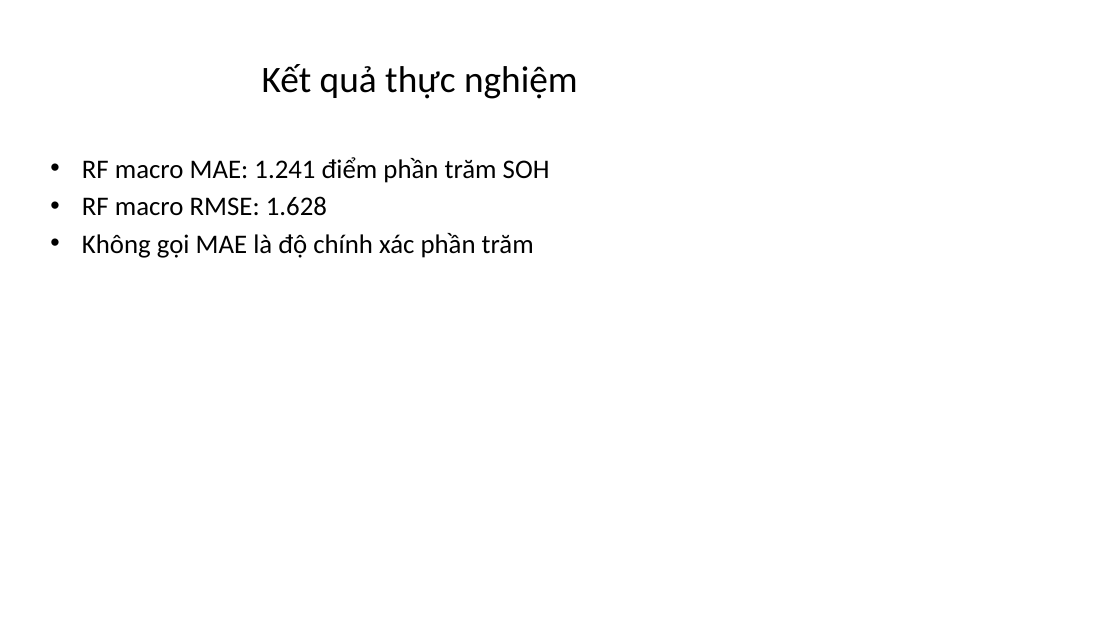
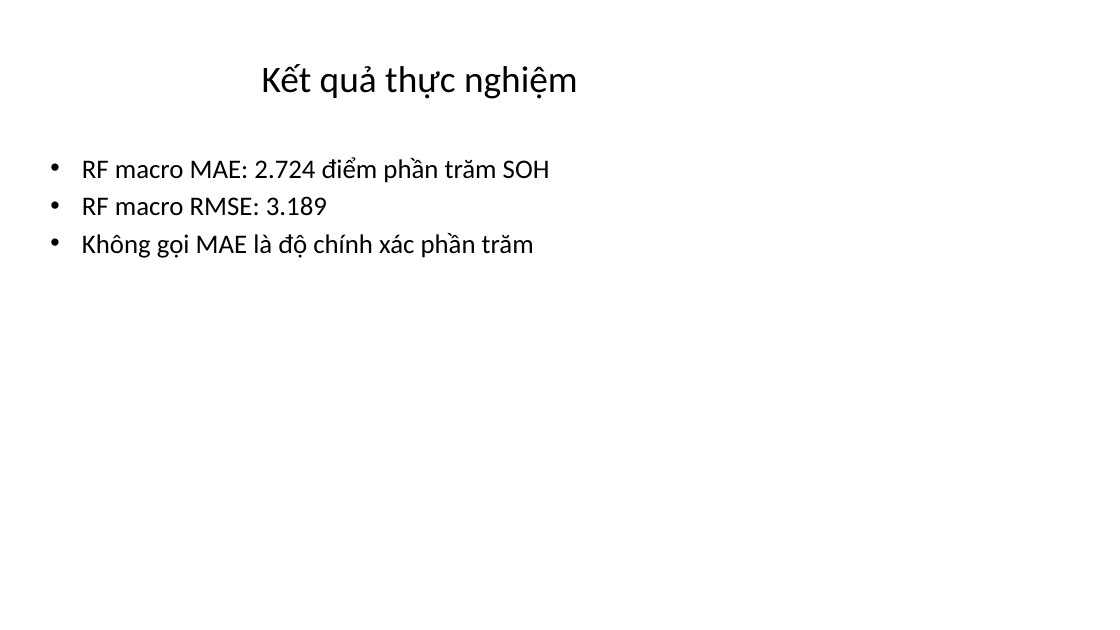
Before and after one commit to VanDuy266/KHOA-LUAN-TOT-NGHIEP, a slide deck: slide 7 of docs/slide-bao-ve.pptx. Drawn at 1120x630 pixels with LibreOffice and Linux fonts; fonts in the diff are those of the drawing. Boxes give left, top, right and bottom in pixels: in the first picture for what was removed or moved away, otherwise in the second. Text is boxed around its words. In the diff, an @@ line names an element or a change of style, - is before the commit and + after.

```diff
--- a/docs/slide-bao-ve.pptx
+++ b/docs/slide-bao-ve.pptx
@@ text at [82, 157, 550, 216]: text changed @@
-• RF macro MAE: 1.241 điểm phần trăm SOH
-• RF macro RMSE: 1.628
+• RF macro MAE: 2.724 điểm phần trăm SOH
+• RF macro RMSE: 3.189
```
Also in this commit, not shown: 4 other slides changed, 2 slides added, 1 slide removed, 52 other files.
